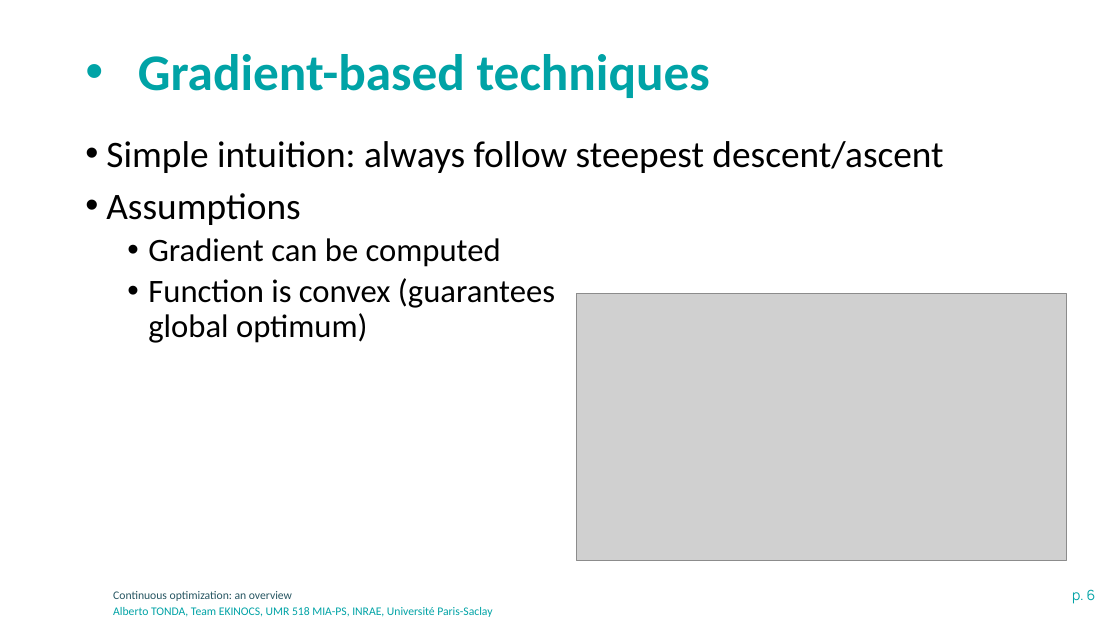
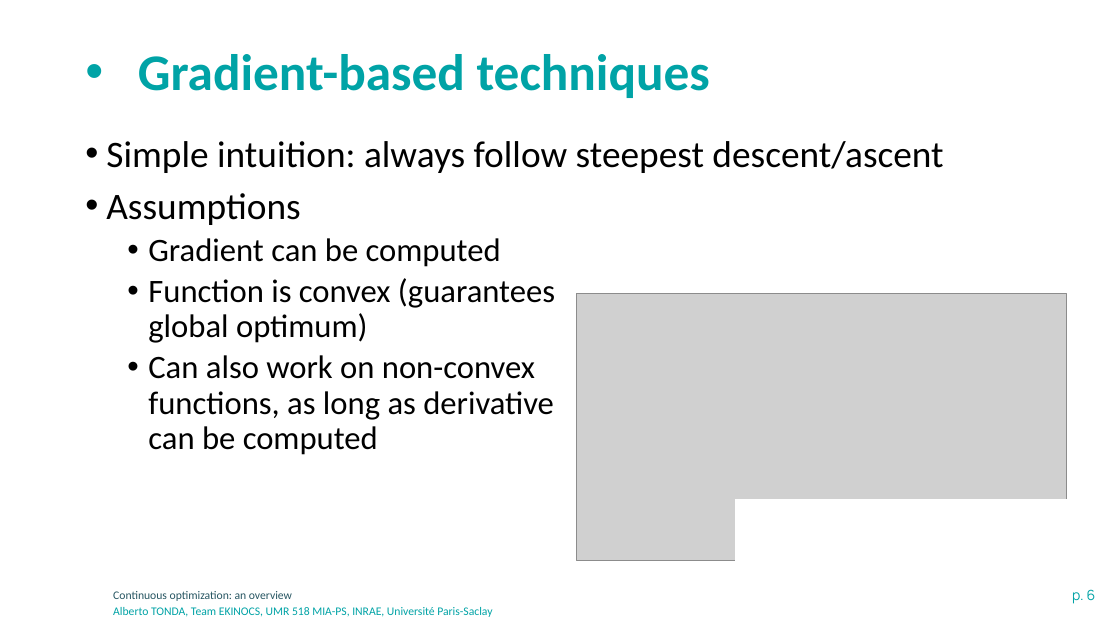
Before and after one commit to albertotonda/teaching, a slide deck: slide 6 of optimization-methods-for-artificial-intelligence/optimization-continuous.pptx. Drawn at 1120x630 pixels with LibreOffice and Linux fonts; fonts in the diff are those of the drawing; grey boxes stand for pictures; background and template pictures are left out. Boxes give left, top, right and bottom in pixels: in the first picture for what was removed or moved away, otherwise in the second. Text is boxed around its words. In the diff, an @@ line names an element or a change of style, - is before the commit and + after.

```diff
--- a/optimization-methods-for-artificial-intelligence/optimization-continuous.pptx
+++ b/optimization-methods-for-artificial-intelligence/optimization-continuous.pptx
@@ text at <box>148,355,554,455</box>: paragraph added @@
+  • Can also work on non-convex
+    functions, as long as derivative
+    can be computed
@@ rectangle added at <box>736,499,1066,560</box>, fill #FFFFFF, outline #FFFFFF 1 pt @@
```
Also in this commit, not shown: 5 other slides changed, 7 slides added, 5 other files.
